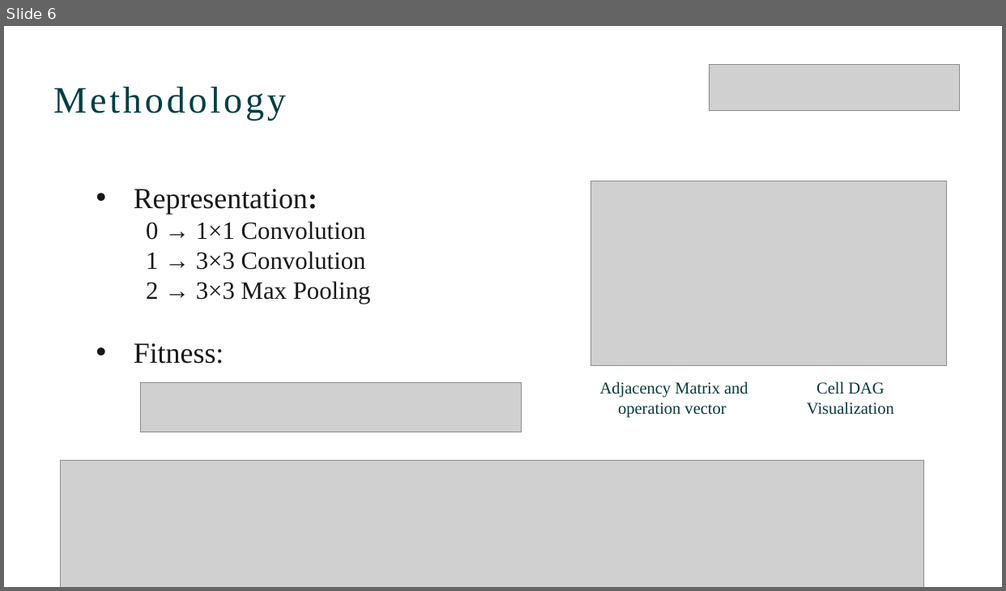
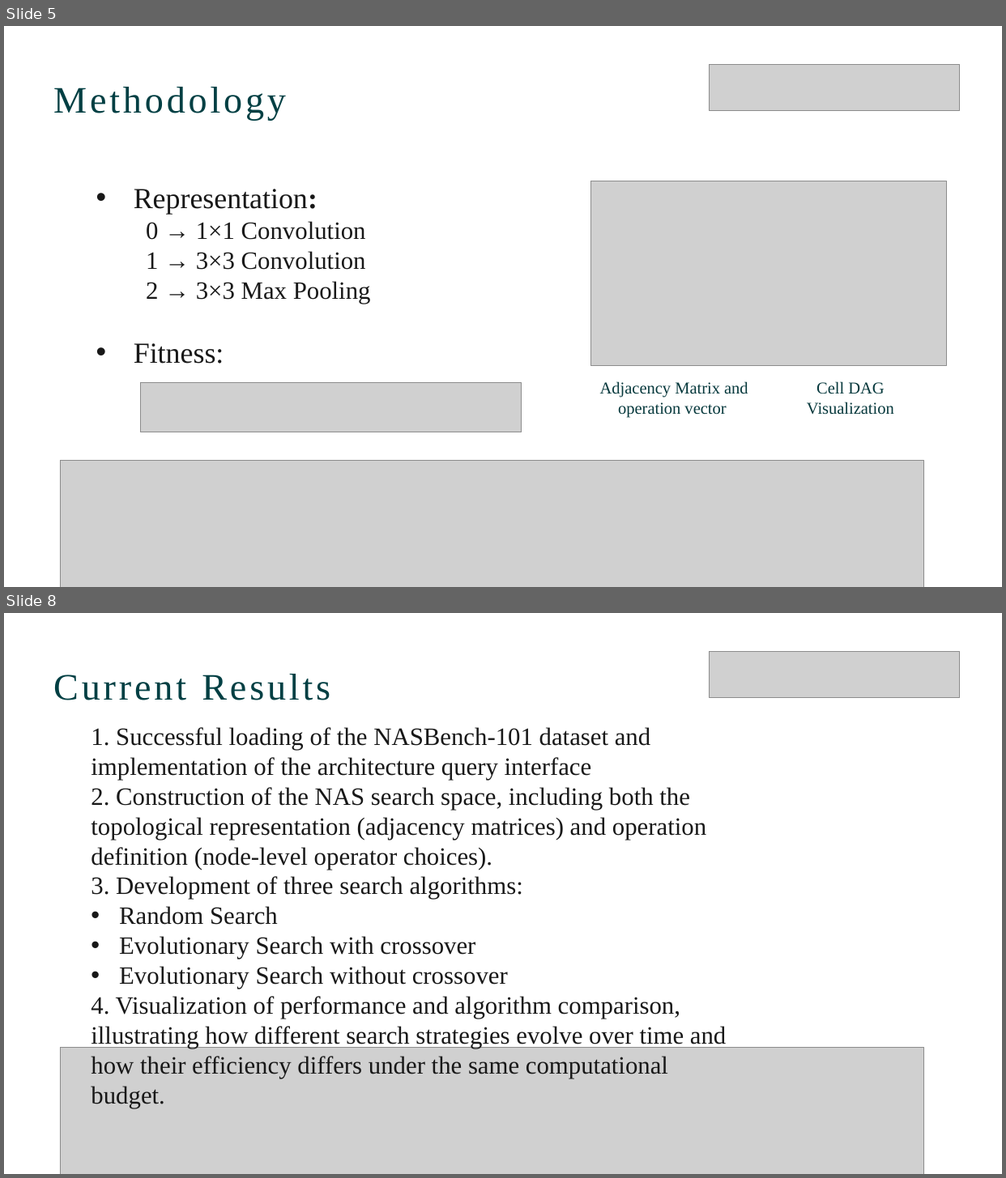
Before and after one commit to chenyicc/fxx_project, a slide deck: nasbench-master/第8组_中期.pptx. Shown one above the other, each under a label of ours: slide 6 before the commit, slides 5 and 8 after it; the slides between them are not shown. The pictures are 1006x591 and 1006x1178 pixels, drawn with LibreOffice and Linux fonts; fonts in the diff are those of the drawing; grey boxes stand for pictures; background and template pictures are left out. Boxes give left, top, right and bottom in pixels: in the first picture for what was removed or moved away, otherwise in the second. Text is boxed around its words. In the diff, an @@ line names an element or a change of style, - is before the commit and + after.

```diff
--- a/nasbench-master/第8组_中期.pptx
+++ b/nasbench-master/第8组_中期.pptx
@@ slide 8 added at <box>4,613,1002,1174</box>, background #FFFFFF @@
@@ picture added at <box>710,651,960,697</box> @@
@@ text added at <box>53,674,330,700</box>, 36 pt, text #003F43 @@
+Current Results
@@ text added at <box>91,727,726,1075</box>, 24 pt, text #181818 @@
+  1. Successful loading of the NASBench-101 dataset and implementation of the architecture query interface
+  2. Construction of the NAS search space, including both the topological representation (adjacency matrices) and operation definition (node-level operator choices).
+  3. Development of three search algorithms:
+  • Random Search
+  • Evolutionary Search with crossover
+  • Evolutionary Search without crossover
+  4. Visualization of performance and algorithm comparison, illustrating how different search strategies evolve over time and how their efficiency differs under the same computational budget.
@@ picture added at <box>60,1048,924,1174</box> @@
@@ what was slide 6 is now slide 5 @@
```
Also in this commit, not shown: 5 slides changed, 2 other slides added, 5 slides removed.
